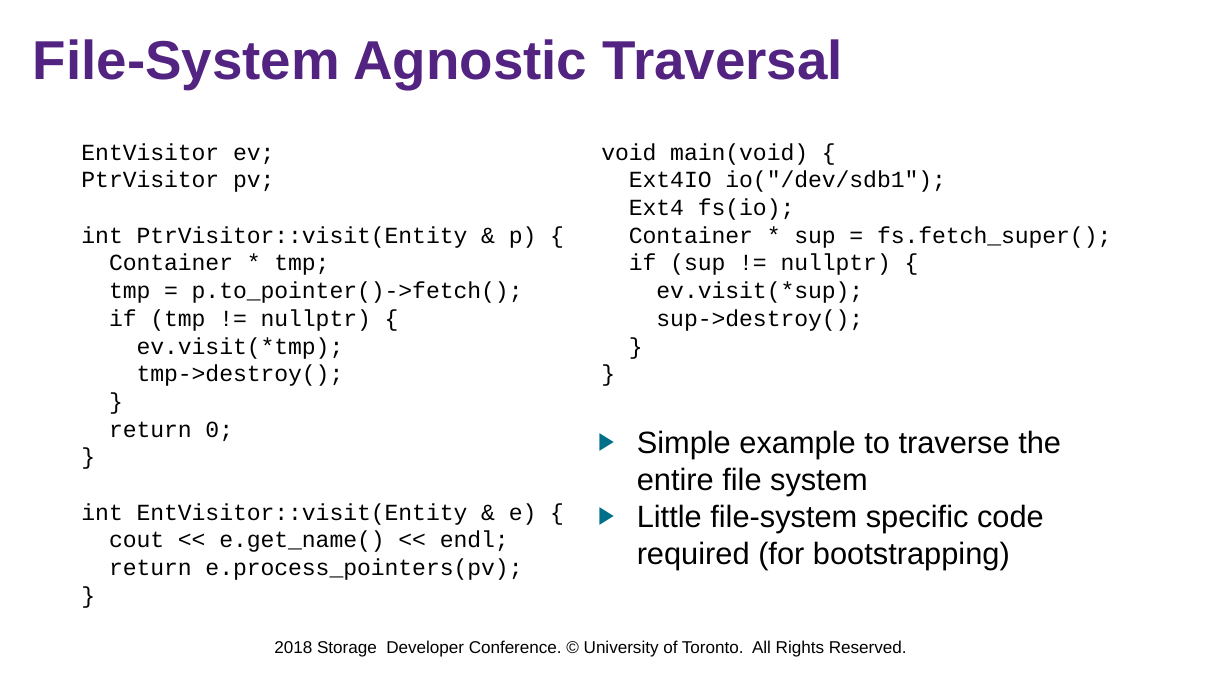
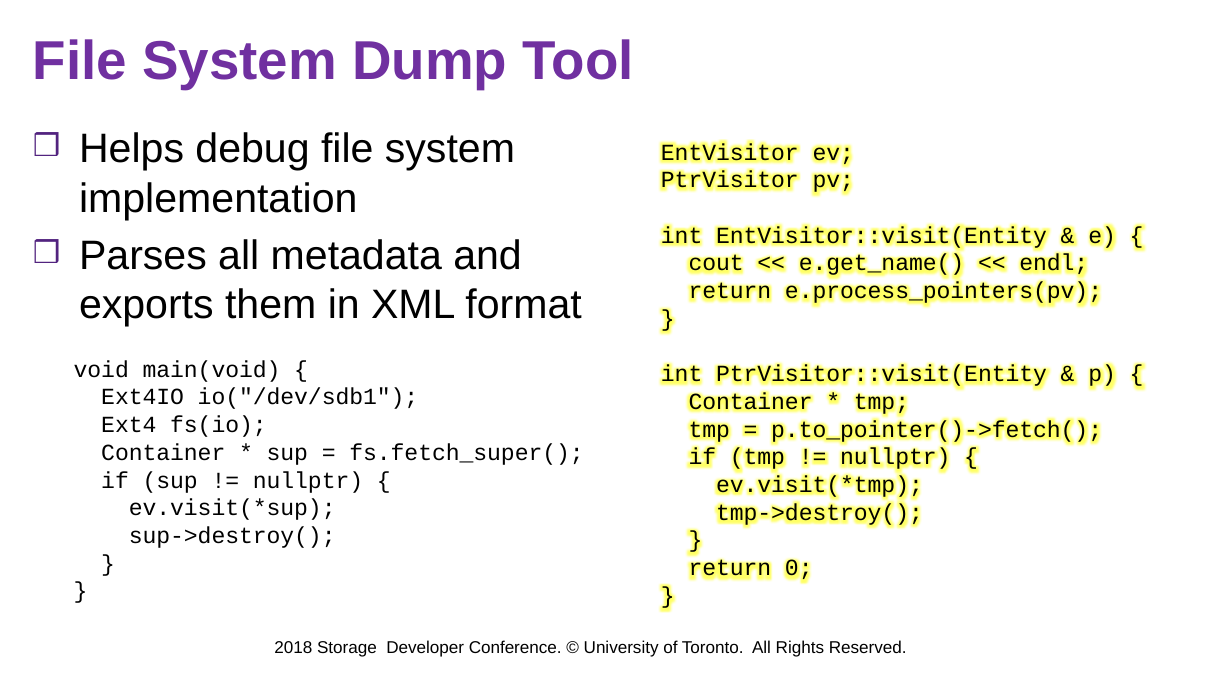
Before and after one commit to jacksun007/spiffy-paper, a slide deck: slide 50 of talk/sdc18_spiffy.pptx (slide 57 before the commit). Drawn at 1232x693 pixels with LibreOffice and Linux fonts; fonts in the diff are those of the drawing; background and template pictures are left out. Boxes give left, top, right and bottom in pixels: in the first picture for what was removed or moved away, otherwise in the second. Text is boxed around its words. In the diff, an @@ line names an element or a change of style, - is before the commit and + after.

```diff
--- a/talk/sdc18_spiffy.pptx
+++ b/talk/sdc18_spiffy.pptx
@@ title at <box>33,39,633,89</box>: text changed; text colour #522380 to #7030A0 @@
-File-System Agnostic Traversal
+File System Dump Tool
@@ text added at <box>79,132,581,327</box>, 24 pt, text #000000 @@
+❒ Helps debug file system implementation
+❒ Parses all metadata and exports them in XML format
@@ text removed at <box>81,143,537,580</box> @@
-EntVisitor ev;
-PtrVisitor pv;
-int PtrVisitor::visit(Entity & p) {
-Container * tmp;
-tmp = p.to_pointer()->fetch();
-if (tmp != nullptr) {
-ev.visit(*tmp);
-tmp->destroy();
-}
-return 0;
-}
-int EntVisitor::visit(Entity & e) {
-cout << e.get_name() << endl;
-return e.process_pointers(pv);
-}
@@ text added at <box>661,143,1116,582</box>, 13.5 pt, text #000000 @@
+EntVisitor ev;
+PtrVisitor pv;
+int EntVisitor::visit(Entity & e) {
+cout << e.get_name() << endl;
+return e.process_pointers(pv);
+}
+int PtrVisitor::visit(Entity & p) {
+Container * tmp;
+tmp = p.to_pointer()->fetch();
+if (tmp != nullptr) {
+ev.visit(*tmp);
+tmp->destroy();
+}
+return 0;
+}
@@ text "void main(void) {": place and size @@
-text "void main(void) {" at <box>601,143,1111,331</box>
+text "void main(void) {" at <box>74,360,583,548</box>
@@ text removed at <box>637,430,1061,570</box> @@
-▶ Simple example to traverse the entire file system
-▶ Little file-system specific code required (for bootstrapping)
```
Also in this commit, not shown: 17 other slides changed, 6 slides added, 2 slides removed.
